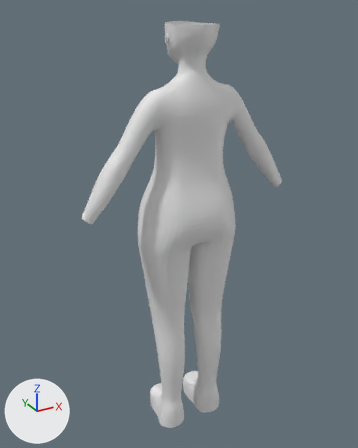
Renders of the Blender file character_anatomy/kaila4.2.blend from each side of a commit.
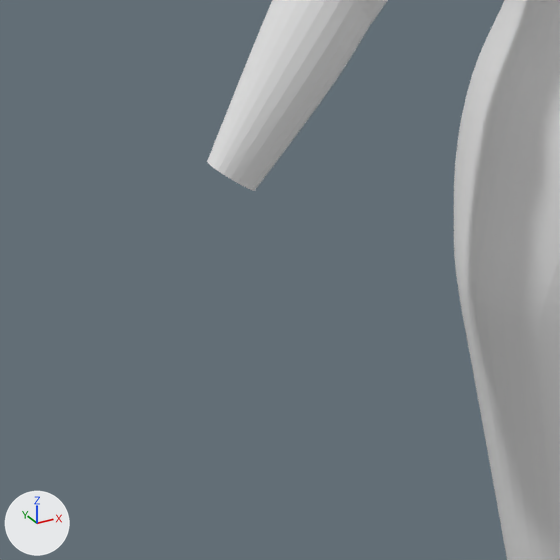
The first picture shows the older version from a 50 mm camera at (-0.826, -1.419, 1.591) aimed at (-0.01, 0.064, 0.85). The close-ups show both versions on the part from 9% to 45% of the width and 40% to 69% of the height of that picture. The axes (+X, +Y, +Z) are drawn at lower left. The lights are the same throughout.

In view in the first close-up: 'Head'.
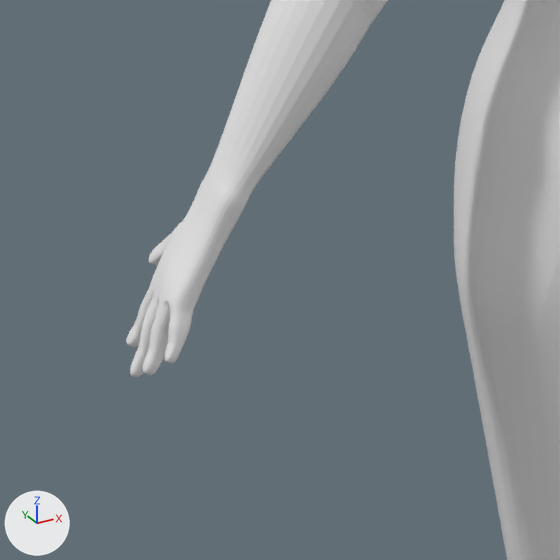
Location of each change, [x1, y1, x2, y2] in pixels of the close-ups (560 x 560 px):
'Head', reshaped
    before: [207, 0, 560, 560]
    after: [126, 0, 560, 560]
part 1 of me_cube_004, built on
    before: [207, 0, 335, 191]
    after: [126, 0, 334, 377]

The change in detail:
me_cube_004 is used by ob_head; location (0.0, 0.0, 0.0).
me_cube_004 had 500 vertices, 464 faces, 1 loose edge and spanned x -0.4..0.0, y -0.12..0.15, z 0.0..1.55.
me_cube_004 now has 713 vertices, 686 faces, 1 loose edge and spans x -0.47..0.0, y -0.12..0.15, z 0.0..1.55.
Part 1, on me_cube_004:
6 vertices move from x -0.4..-0.33, y -0.03..0.01, z 0.95..1.11 to x -0.4..-0.34, y -0.03..0.01, z 0.96..1.11.
213 vertices are added at x -0.47..-0.37, y -0.05..0.06, z 0.82..0.96.
222 new faces join them.
